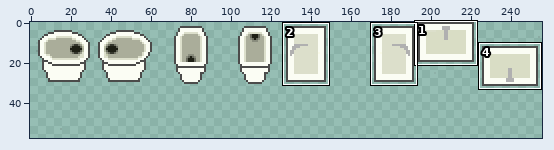
Sprite sheet, stored at maps/franz.png. The first picture is a wide view before the edit; the outline marks the close-up.
Close-up. Earlier state:
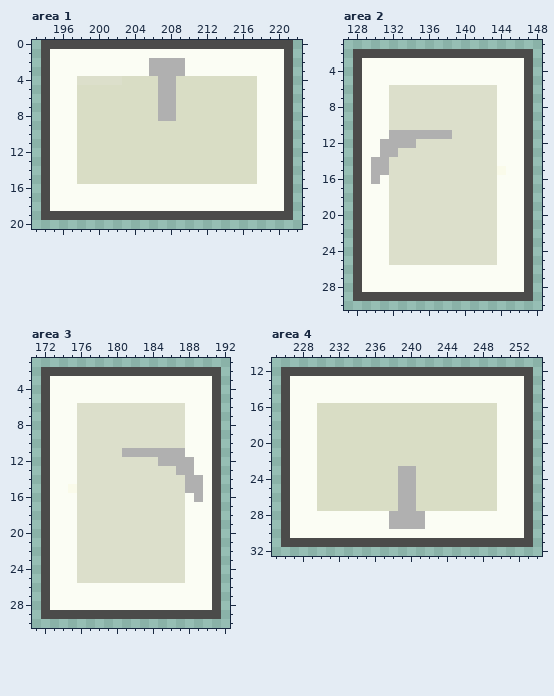
The file is 256x256 pixels. Pixels under 10% opacity are left out. Colours within 5 levels of each other are drawn and written as one. Shown: area 1: x 193..222, y 0..20; area 2: x 127..148, y 1..30; area 3: x 171..192, y 1..30; area 4: x 225..254, y 11..32. The wide view leaves out empty margins. The commit also changed other parts of the picture, which this record leaves out.
And afterwards:
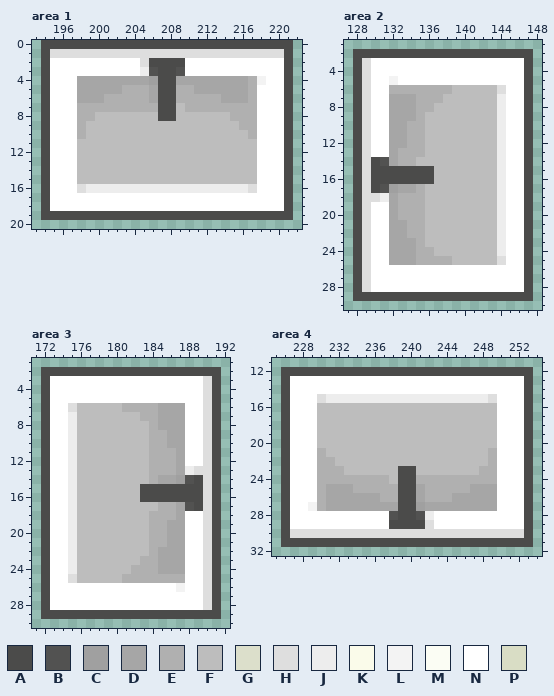
Palette (. is transparent): A #4b4b4a  B #525251  C #a0a0a0  D #a6a6a6  E #b0b0b0  F #bdbdbd  G #dcdfcb  H #dedede  J #ededed  K #fafbea  L #f3f3f3  M #fbfdf4  N #ffffff  P #d9ddc5
Difference:
Changed rows in their new state; - is an unchanged pixel.
Area 1:
first column x 195:
 1 HHHHHHHHHHHHHHHHHHHHHHHHHH
 2 NNNNNNNNNNHAAAANNNNNNNNNNN
 3 NNNNNNNNNNJBAABNNNNNNNNNNN
 4 NNNDDDDDDDDCAADDDDDDDDELNN
 5 NNNDDDDDEEEDAAEEDDDDDDENNN
 6 NNNDDDEEEEEDAAEEEEEDDDENNN
 7 NNNEEEEEEEEEAAFEEEEEEEENNN
 8 NNNEEFFFFFFFAAFFFFFFEEENNN
 9 NNNEFFFFFFFFFFFFFFFFFEENNN
10 NNNEFFFFFFFFFFFFFFFFFFENNN
11 NNNFFFFFFFFFFFFFFFFFFFFNNN
12 NNNFFFFFFFFFFFFFFFFFFFFNNN
13 NNNFFFFFFFFFFFFFFFFFFFFNNN
14 NNNFFFFFFFFFFFFFFFFFFFFNNN
15 NNNFFFFFFFFFFFFFFFFFFFFNNN
16 NNNHJJJJJJJJJJJJJJJJJJHNNN
17 NNNNNNNNNNNNNNNNNNNNNNNNNN
18 NNNNNNNNNNNNNNNNNNNNNNNNNN
Area 2:
first column x 129:
 3 HNNNNNNNNNNNNNNNNN
 4 HNNNNNNNNNNNNNNNNN
 5 HNNLNNNNNNNNNNNNNN
 6 HNNEEEEEEEFFFFFHNN
 7 HNNDDDEEEFFFFFFJNN
 8 HNNDDDEEFFFFFFFJNN
 9 HNNDDDEFFFFFFFFJNN
10 HNNDDEEFFFFFFFFJNN
11 HNNDD--FFFFFFFFJNN
12 HNNDD-EFFFFFFFFJNN
13 HNNDEEEFFFFFFFFJNN
14 HABDEEFFFFFFFFFJNN
15 HAAAAAAAFFFFFFFJNN
16 HAAAAAAAFFFFFFFJNN
17 HABCDDEFFFFFFFFJNN
18 HHJDEEEFFFFFFFFJNN
19 HNNDEEEFFFFFFFFJNN
20 HNNDEEEFFFFFFFFJNN
21 HNNDDEEFFFFFFFFJNN
22 HNNDDEEFFFFFFFFJNN
23 HNNDDDEFFFFFFFFJNN
24 HNNDDDEEFFFFFFFJNN
25 HNNDDDEEEEFFFFFHNN
26 HNNNNNNNNNNNNNNNNN
27 HNNNNNNNNNNNNNNNNN
28 HNNNNNNNNNNNNNNNNN
Area 3:
first column x 173:
 3 NNNNNNNNNNNNNNNNNH
 4 NNNNNNNNNNNNNNNNNH
 5 NNNNNNNNNNNNNNNNNH
 6 NNHFFFFFEEEEDDDNNH
 7 NNJFFFFFFFEEDDDNNH
 8 NNJFFFFFFFFEDDDNNH
 9 NNJFFFFFFFFEEDDNNH
10 NNJFFFFFFFFEEDDNNH
11 NNJFFFFFFFF---DNNH
12 NNJFFFFFFFFE--DNNH
13 NNJFFFFFFFFEEEDJHH
14 NNJFFFFFFFFEDDCBAH
15 NNJFFFFFFFAAAAAAAH
16 NNJFFFFFFFAAAAAAAH
17 NNJFFFFFFFFFEEDBAH
18 NNJFFFFFFFFEEEDNNH
19 NNJFFFFFFFFEEDDNNH
20 NNJFFFFFFFFEEDDNNH
21 NNJFFFFFFFFEEDDNNH
22 NNJFFFFFFFFEDDDNNH
23 NNJFFFFFFFEEDDDNNH
24 NNJFFFFFFEEEDDDNNH
25 NNHFFFFFEEEEEEENNH
26 NNNNNNNNNNNNNNLNNH
27 NNNNNNNNNNNNNNNNNH
28 NNNNNNNNNNNNNNNNNH
Area 4:
first column x 227:
13 NNNNNNNNNNNNNNNNNNNNNNNNNN
14 NNNNNNNNNNNNNNNNNNNNNNNNNN
15 NNNHJJJJJJJJJJJJJJJJJJHNNN
16 NNNFFFFFFFFFFFFFFFFFFFFNNN
17 NNNFFFFFFFFFFFFFFFFFFFFNNN
18 NNNFFFFFFFFFFFFFFFFFFFFNNN
19 NNNFFFFFFFFFFFFFFFFFFFFNNN
20 NNNFFFFFFFFFFFFFFFFFFFFNNN
21 NNNEFFFFFFFFFFFFFFFFFFENNN
22 NNNEEFFFFFFFFFFFFFFFFFENNN
23 NNNEEEFFFFFFAAFFFFFFFEENNN
24 NNNEEEEEEEEFAAEEEEEEEEENNN
25 NNNEDDDEEEEEAADEEEEEDDDNNN
26 NNNEDDDDDDEEAADEEEDDDDDNNN
27 NNLEDDDDDDDDAACDDDDDDDDNNN
28 NNNNNNNNNNNBAABJNNNNNNNNNN
29 NNNNNNNNNNNAAAAHNNNNNNNNNN
30 HHHHHHHHHHHHHHHHHHHHHHHHHH
Where, in picture pixels (left, top, right, bottom), the same in both close-ups:
changed: (50, 49, 284, 211)
changed: (362, 58, 524, 292)
changed: (50, 376, 212, 610)
changed: (290, 376, 524, 538)
